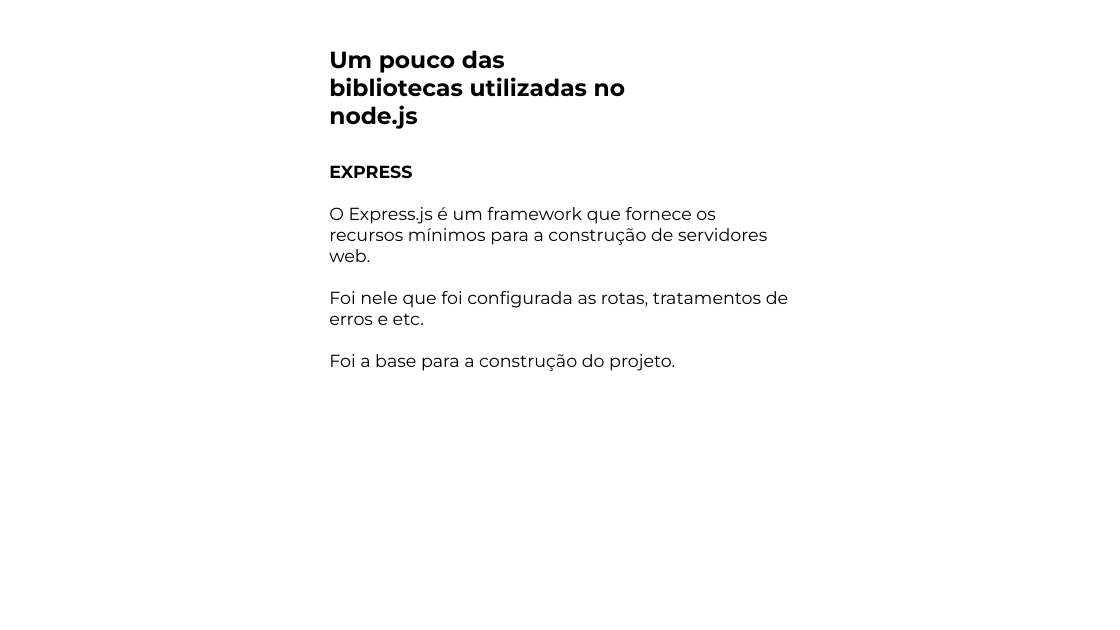
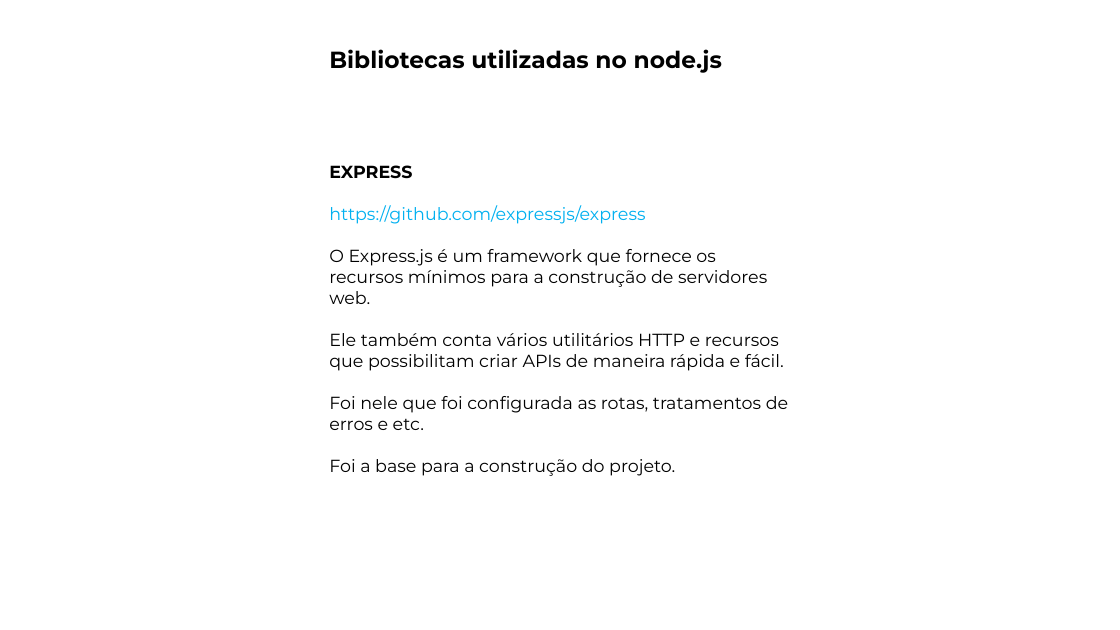
Before and after one commit to JdSeus/UCPEL_PI8, a slide deck: slide 8 of apresentacao.pptx (slide 5 before the commit). Drawn at 1120x630 pixels with LibreOffice and Linux fonts; fonts in the diff are those of the drawing; background and template pictures are left out. Boxes give left, top, right and bottom in pixels: in the first picture for what was removed or moved away, otherwise in the second. Text is boxed around its words. In the diff, an @@ line names an element or a change of style, - is before the commit and + after.

```diff
--- a/apresentacao.pptx
+++ b/apresentacao.pptx
@@ text at (x1=329, y1=49, x2=722, y2=73): text changed @@
-Um pouco das bibliotecas utilizadas no node.js
+Bibliotecas utilizadas no node.js
@@ text at (x1=329, y1=205, x2=645, y2=224): paragraph added @@
+https://github.com/expressjs/express
@@ text at (x1=329, y1=333, x2=784, y2=371): paragraph added @@
+Ele também conta vários utilitários HTTP e recursos que possibilitam criar APIs de maneira rápida e fácil.
```
Also in this commit, not shown: 5 other slides changed, 5 slides added, 3 slides removed, 2 other files.
